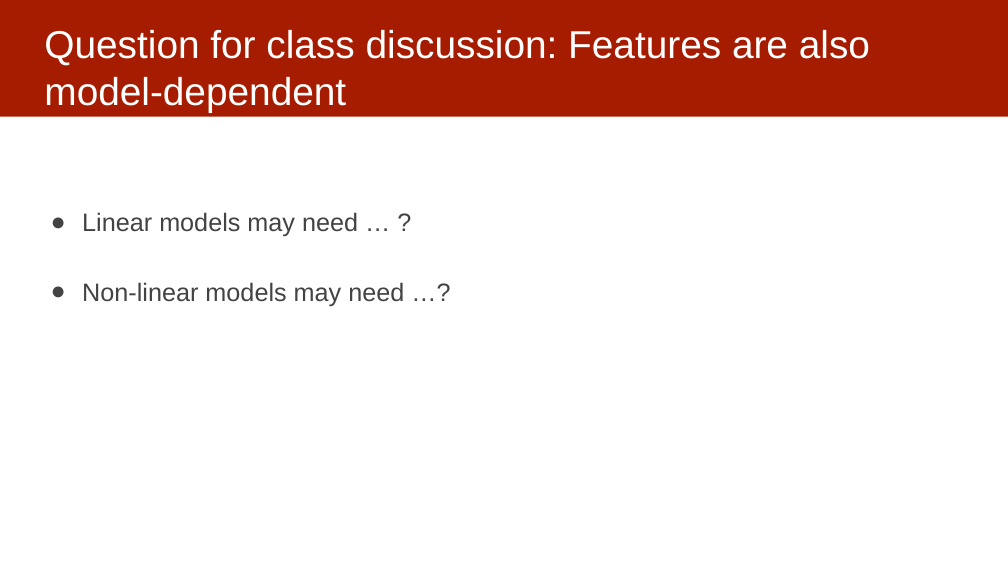
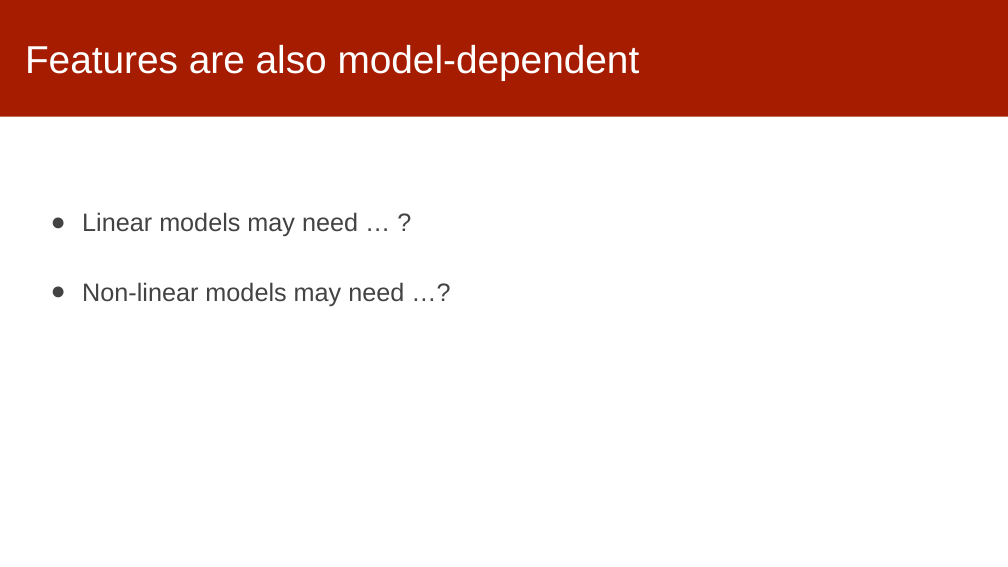
Before and after one commit to dssg/MLinPractice, a slide deck: slide 18 of Lectures/Lecture7-Features.pptx (slide 16 before the commit). Drawn at 1008x567 pixels with LibreOffice and Linux fonts; fonts in the diff are those of the drawing. Boxes give left, top, right and bottom in pixels: in the first picture for what was removed or moved away, otherwise in the second. Text is boxed around its words. In the diff, an @@ line names an element or a change of style, - is before the commit and + after.

Commit message:
features lecture updates

```diff
--- a/Lectures/Lecture7-Features.pptx
+++ b/Lectures/Lecture7-Features.pptx
@@ title at (25, 45, 640, 80): text changed @@
-Question for class discussion: Features are also model-dependent
+Features are also model-dependent
```
Also in this commit, not shown: 4 other slides changed, 2 slides added.
